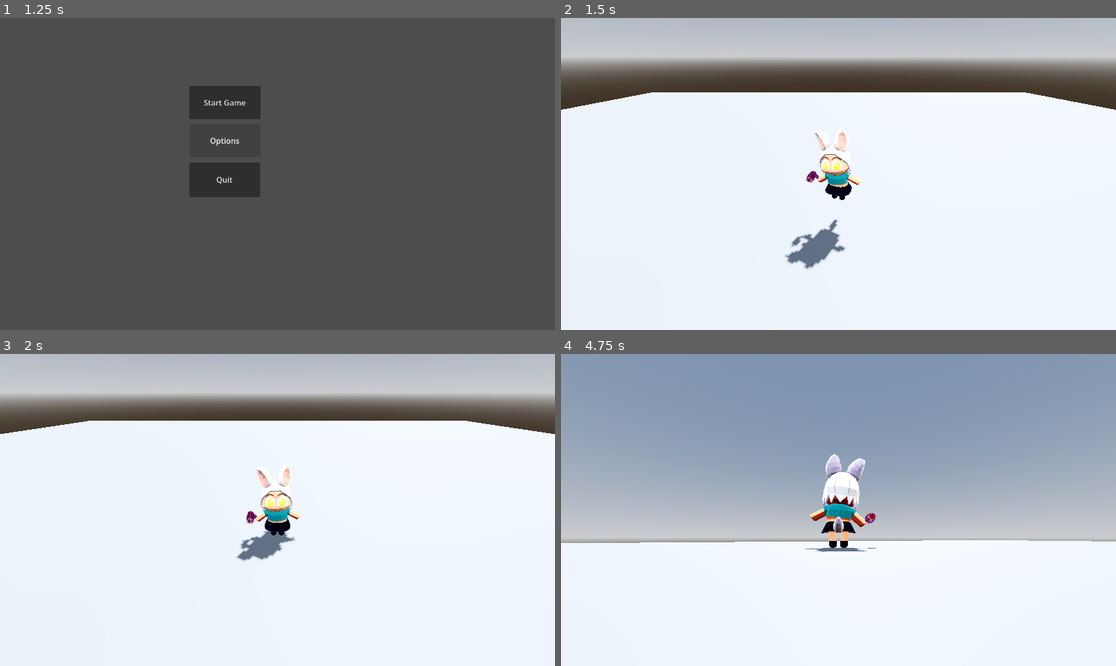
Above: before the commit, frames 1-4 (two rows, left to right).
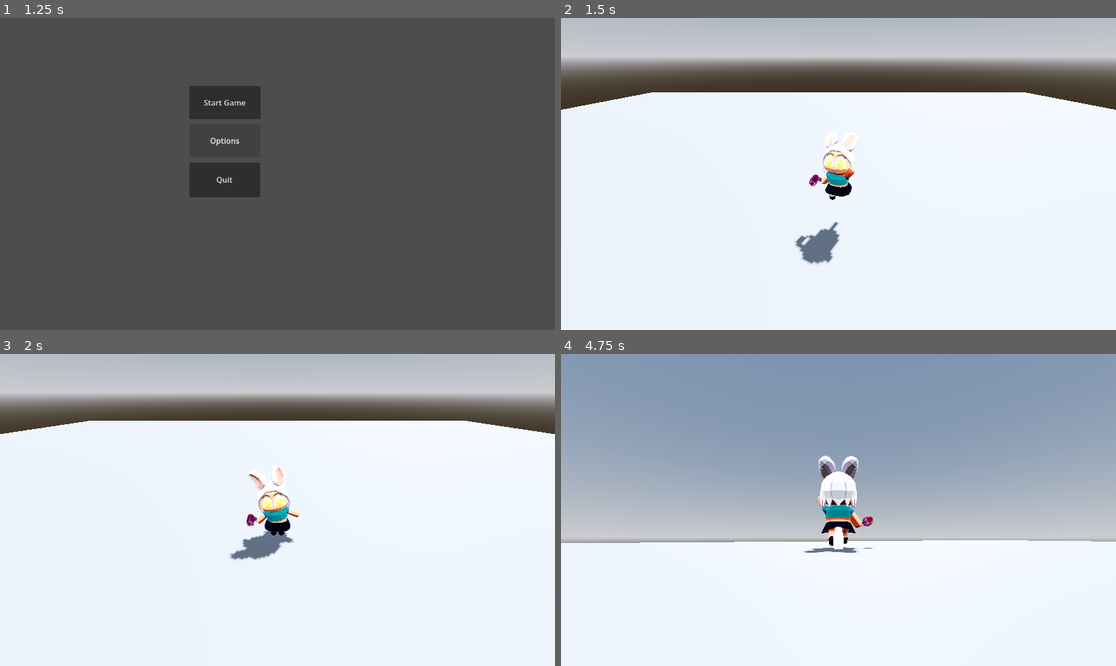
Above: after the commit, the same moments.

Repository: MissyMogara/Plataform_Game_Test
Game: Godot game, scene res://scenes/main_menu.tscn
Two runs of this game, one before a commit and one after it. Both use one fixed random seed, a clock stepped at 60 frames per second and the inputs below. The project has no main scene, so this scene is started directly.
Inputs (mouse positions are in pixels of both pictures, inside the frame that each line leads up to):
- Up to frame 1 (1.25 s): click "Options" at 0.5 s
- Up to frame 2 (1.5 s): click "Start Game" at 1.25 s
- Up to frame 3 (2 s): no input
- Up to frame 4 (4.75 s): move the mouse to (866, 510) at 2.02 s; hold W (up) from 2.03 s (still down); click (866, 510) at 2.1 s; move the mouse to (810, 510) at 2.77 s; click (810, 510) at 2.85 s; move the mouse to (849, 503) at 3.52 s; tap Space (space_bar) at 3.6 s; click (849, 503) at 3.8 s; move the mouse to (832, 516) at 4.27 s; click (832, 516) at 4.35 s

Frame 1 is identical in both runs. In frame 2, 1.1% of the frame differs, in the area x 40-55%, y 35-81%; in frame 3, 0.8%; in frame 4, 1.3%, in the area x 43-57%, y 32-64%.

Commit message:
bouncing_platform

Diff:
--- /dev/null
+++ b/scenes/bouncing_platform.tscn
@@ -0,0 +1,38 @@
+[gd_scene format=3 uid="uid://piefyoloiwmb"]
+
+[ext_resource type="Script" uid="uid://jrxs3mueoiv2" path="res://scripts/bouncing_platform.gd" id="1_0u4bf"]
+
+[sub_resource type="StandardMaterial3D" id="StandardMaterial3D_ymtc8"]
+albedo_color = Color(0.5349299, 0.9999997, 0.58347905, 1)
+
+[sub_resource type="CylinderMesh" id="CylinderMesh_afgti"]
+
+[sub_resource type="CylinderShape3D" id="CylinderShape3D_cmdfk"]
+height = 0.25
+radius = 0.90000004
+
+[sub_resource type="CylinderShape3D" id="CylinderShape3D_0u4bf"]
+height = 0.14999998
+radius = 1.2
+
+[node name="Bouncing_platform" type="Node3D" unique_id=1287622240]
+script = ExtResource("1_0u4bf")
+
+[node name="AnimatableBody3D" type="AnimatableBody3D" parent="." unique_id=690543857]
+
+[node name="MeshInstance3D" type="MeshInstance3D" parent="AnimatableBody3D" unique_id=1046307225]
+transform = Transform3D(2.47, 0, 0, 0, 0.099999964, 0, 0, 0, 2.431, 0, 0, 0)
+material_override = SubResource("StandardMaterial3D_ymtc8")
+mesh = SubResource("CylinderMesh_afgti")
+
+[node name="CollisionShape3D" type="CollisionShape3D" parent="AnimatableBody3D" unique_id=1371394187]
+transform = Transform3D(1, 0, 0, 0, 1, 0, 0, 0, 1, 0, -0.024999976, 0)
+shape = SubResource("CylinderShape3D_cmdfk")
+
+[node name="Area3D" type="Area3D" parent="." unique_id=1060695728]
+
+[node name="CollisionShape3D" type="CollisionShape3D" parent="Area3D" unique_id=908508985]
+transform = Transform3D(1, 0, 0, 0, 1, 0, 0, 0, 1, 0, 0.17500001, 0)
+shape = SubResource("CylinderShape3D_0u4bf")
+
+[connection signal="body_entered" from="Area3D" to="." method="_on_area_3d_body_entered"]
--- a/scenes/level.tscn
+++ b/scenes/level.tscn
@@ -5,6 +5,8 @@
 [ext_resource type="PackedScene" uid="uid://dstsef1h775fv" path="res://scenes/plaform_node.tscn" id="2_w7c3h"]
 [ext_resource type="PackedScene" uid="uid://bu18lid064l1m" path="res://scenes/gate_door.tscn" id="4_ppgk2"]
 [ext_resource type="PackedScene" uid="uid://scnnn4jvuvtm" path="res://scenes/button.tscn" id="5_2r41h"]
+[ext_resource type="PackedScene" uid="uid://c4djts5sbaaoy" path="res://scenes/pause_menu.tscn" id="6_2r41h"]
+[ext_resource type="PackedScene" uid="uid://piefyoloiwmb" path="res://scenes/bouncing_platform.tscn" id="6_klq6b"]
 
 [sub_resource type="ProceduralSkyMaterial" id="ProceduralSkyMaterial_w7c3h"]
 sky_horizon_color = Color(0.66224277, 0.6717428, 0.6867428, 1)
@@ -167,3 +169,12 @@
 door_id = 1
 offset = Vector3(0, -0.5, 0)
 duration = 0.5
+
+[node name="Bouncing_platform" parent="." unique_id=1287622240 instance=ExtResource("6_klq6b")]
+transform = Transform3D(1, 0, 0, 0, 1, 0, 0, 0, 1, -37.7, 0.4, 63.5)
+bounce_force = 40.0
+
+[node name="CanvasLayer" type="CanvasLayer" parent="." unique_id=1201548141]
+process_mode = 3
+
+[node name="PauseMenu" parent="CanvasLayer" unique_id=1632612779 instance=ExtResource("6_2r41h")]
--- /dev/null
+++ b/scenes/pause_menu.gd
@@ -0,0 +1,53 @@
+extends Control
+
+@onready var animationPlayer: AnimationPlayer = $AnimationPlayer
+
+# Called when the node enters the scene tree for the first time.
+func _ready() -> void:
+	visible = false
+
+# Called every frame. 'delta' is the elapsed time since the previous frame.
+func _process(delta: float) -> void:
+	pass
+
+func _input(event: InputEvent) -> void:
+	if event.is_action_pressed("esc") and get_tree().paused == false:
+		_pause()
+	elif event.is_action_pressed("esc") and get_tree().paused == true:
+		_resume()
+
+func _resume():
+	visible = false
+	Input.mouse_mode = Input.MOUSE_MODE_CAPTURED
+	animationPlayer.play_backwards("blur")
+	get_tree().paused = false
+
+
+func _pause():
+	visible = true
+	Input.mouse_mode = Input.MOUSE_MODE_VISIBLE
+	animationPlayer.play("blur")
+	get_tree().paused = true
+
+
+
+func _on_resume_pressed() -> void:
+	_resume()
+
+
+func _on_options_pressed() -> void:
+	pass # Replace with function body.
+
+
+func _on_restart_level_pressed() -> void:
+	get_tree().paused = false
+	get_tree().reload_current_scene()
+
+
+func _on_main_menu_pressed() -> void:
+	get_tree().paused = false
+	get_tree().change_scene_to_file("res://scenes/main_menu.tscn")
+
+
+func _on_quit_pressed() -> void:
+	get_tree().quit()
--- /dev/null
+++ b/scenes/pause_menu.gdshader
@@ -0,0 +1,19 @@
+shader_type canvas_item;
+uniform sampler2D SCREEN_TEXTURE: hint_screen_texture, filter_linear_mipmap;
+
+uniform float lod: hint_range(0.0, 5) = 0.0;
+
+void vertex() {
+	// Called for every vertex the material is visible on.
+}
+
+void fragment() {
+	// Called for every pixel the material is visible on.
+	vec4 color = texture(SCREEN_TEXTURE, SCREEN_UV, lod);
+	COLOR = color;
+}
+
+//void light() {
+//	// Called for every pixel for every light affecting the CanvasItem.
+//	// Uncomment to replace the default light processing function with this one.
+//}
--- /dev/null
+++ b/scenes/pause_menu.tscn
@@ -0,0 +1,136 @@
+[gd_scene format=3 uid="uid://c4djts5sbaaoy"]
+
+[ext_resource type="Script" uid="uid://bebyxhil1l1lp" path="res://scenes/pause_menu.gd" id="1_myx47"]
+[ext_resource type="Shader" uid="uid://dainhmb7e5rvf" path="res://scenes/pause_menu.gdshader" id="1_n87rw"]
+
+[sub_resource type="ShaderMaterial" id="ShaderMaterial_myx47"]
+shader = ExtResource("1_n87rw")
+shader_parameter/lod = 0.0
+
+[sub_resource type="Animation" id="Animation_n87rw"]
+length = 0.001
+tracks/0/type = "value"
+tracks/0/imported = false
+tracks/0/enabled = true
+tracks/0/path = NodePath("ColorRect:material:shader_parameter/lod")
+tracks/0/interp = 1
+tracks/0/loop_wrap = true
+tracks/0/keys = {
+"times": PackedFloat32Array(0),
+"transitions": PackedFloat32Array(1),
+"update": 0,
+"values": [0.0]
+}
+tracks/1/type = "value"
+tracks/1/imported = false
+tracks/1/enabled = true
+tracks/1/path = NodePath("PanelContainer:modulate")
+tracks/1/interp = 1
+tracks/1/loop_wrap = true
+tracks/1/keys = {
+"times": PackedFloat32Array(0),
+"transitions": PackedFloat32Array(1),
+"update": 0,
+"values": [Color(1, 1, 1, 0)]
+}
+
+[sub_resource type="Animation" id="Animation_myx47"]
+resource_name = "blur"
+length = 0.3
+tracks/0/type = "value"
+tracks/0/imported = false
+tracks/0/enabled = true
+tracks/0/path = NodePath("ColorRect:material:shader_parameter/lod")
+tracks/0/interp = 1
+tracks/0/loop_wrap = true
+tracks/0/keys = {
+"times": PackedFloat32Array(0, 0.3),
+"transitions": PackedFloat32Array(1, 1),
+"update": 0,
+"values": [0.0, 0.800000038]
+}
+tracks/1/type = "value"
+tracks/1/imported = false
+tracks/1/enabled = true
+tracks/1/path = NodePath("PanelContainer:modulate")
+tracks/1/interp = 1
+tracks/1/loop_wrap = true
+tracks/1/keys = {
+"times": PackedFloat32Array(0, 0.3),
+"transitions": PackedFloat32Array(1, 1),
+"update": 0,
+"values": [Color(1, 1, 1, 0), Color(1, 1, 1, 1)]
+}
+
+[sub_resource type="AnimationLibrary" id="AnimationLibrary_kukqi"]
+_data = {
+&"RESET": SubResource("Animation_n87rw"),
+&"blur": SubResource("Animation_myx47")
+}
+
+[node name="PauseMenu" type="Control" unique_id=1632612779]
+process_mode = 3
+layout_mode = 3
+anchors_preset = 15
+anchor_right = 1.0
+anchor_bottom = 1.0
+grow_horizontal = 2
+grow_vertical = 2
+script = ExtResource("1_myx47")
+
+[node name="ColorRect" type="ColorRect" parent="." unique_id=2052705094]
+process_mode = 3
+material = SubResource("ShaderMaterial_myx47")
+layout_mode = 0
+offset_right = 1151.0
+offset_bottom = 646.0
+
+[node name="PanelContainer" type="PanelContainer" parent="." unique_id=307713315]
+process_mode = 3
+modulate = Color(1, 1, 1, 0)
+layout_mode = 0
+offset_left = 354.0
+offset_top = 105.0
+offset_right = 789.0
+offset_bottom = 526.0
+
+[node name="VBoxContainer" type="VBoxContainer" parent="PanelContainer" unique_id=618485425]
+process_mode = 3
+layout_mode = 2
+size_flags_stretch_ratio = 0.0
+alignment = 1
+
+[node name="Resume" type="Button" parent="PanelContainer/VBoxContainer" unique_id=711868530]
+process_mode = 3
+layout_mode = 2
+text = "Resume"
+
+[node name="Options" type="Button" parent="PanelContainer/VBoxContainer" unique_id=1855362804]
+process_mode = 3
+layout_mode = 2
+text = "Options"
+
+[node name="RestartLevel" type="Button" parent="PanelContainer/VBoxContainer" unique_id=1852925394]
+process_mode = 3
+layout_mode = 2
+text = "Restart Level"
+
+[node name="MainMenu" type="Button" parent="PanelContainer/VBoxContainer" unique_id=1200460363]
+process_mode = 3
+layout_mode = 2
+text = "Main Menu"
+
+[node name="Quit" type="Button" parent="PanelContainer/VBoxContainer" unique_id=2061020485]
+process_mode = 3
+layout_mode = 2
+text = "Quit"
+
+[node name="AnimationPlayer" type="AnimationPlayer" parent="." unique_id=853856710]
+process_mode = 3
+libraries/ = SubResource("AnimationLibrary_kukqi")
+
+[connection signal="pressed" from="PanelContainer/VBoxContainer/Resume" to="." method="_on_resume_pressed"]
+[connection signal="pressed" from="PanelContainer/VBoxContainer/Options" to="." method="_on_options_pressed"]
+[connection signal="pressed" from="PanelContainer/VBoxContainer/RestartLevel" to="." method="_on_restart_level_pressed"]
+[connection signal="pressed" from="PanelContainer/VBoxContainer/MainMenu" to="." method="_on_main_menu_pressed"]
+[connection signal="pressed" from="PanelContainer/VBoxContainer/Quit" to="." method="_on_quit_pressed"]
--- /dev/null
+++ b/scripts/bouncing_platform.gd
@@ -0,0 +1,17 @@
+extends Node3D
+
+@export var bounce_force: float
+
+# Called when the node enters the scene tree for the first time.
+func _ready() -> void:
+	pass # Replace with function body.
+
+
+# Called every frame. 'delta' is the elapsed time since the previous frame.
+func _process(delta: float) -> void:
+	pass
+
+
+func _on_area_3d_body_entered(body: Node3D) -> void:
+	if (body is CharacterBody3D):
+		body.bounce(bounce_force)
--- a/scripts/character.gd
+++ b/scripts/character.gd
@@ -33,17 +33,11 @@
 	if is_camera_motion:
 		_camera_imput_direction = event.screen_relative * mouse_sensitivity
 
-
 func _ready():
 	Input.mouse_mode = Input.MOUSE_MODE_CAPTURED
 
 func _input(event):
-	#if event.is_action_pressed("esc"):
-		#get_tree().quit()
-	if event.is_action_pressed("left_click"):
-		Input.mouse_mode = Input.MOUSE_MODE_CAPTURED
-	if event.is_action_pressed("esc"):
-		Input.mouse_mode = Input.MOUSE_MODE_VISIBLE
+	pass
 
 func play_anim(anim: String) -> void:
 	if animation_player.current_animation != anim:
@@ -76,8 +70,6 @@
 		velocity.x = lerpf(velocity.x, 0.0, deceleration * delta)
 		velocity.z = lerpf(velocity.z, 0.0, deceleration * delta)
 
-
-
 	if is_on_floor():
 		was_on_floor = true
 	else:
@@ -108,7 +100,7 @@
 		if velocity.y > 0:
 			play_anim("jump")
 		else:
-			play_anim("standing")
+			play_anim("jump")
 	elif velocity.length() > 0.1:
 		play_anim("walking")
 	else:
@@ -123,3 +115,6 @@
 
 func Death() -> void:
 	get_tree().reload_current_scene()
+
+func bounce(force: float) -> void:
+	velocity.y += force
Not shown, added: scenes/pause_menu.gd.uid
Not shown, added: scenes/pause_menu.gdshader.uid
Not shown, added: scripts/bouncing_platform.gd.uid
